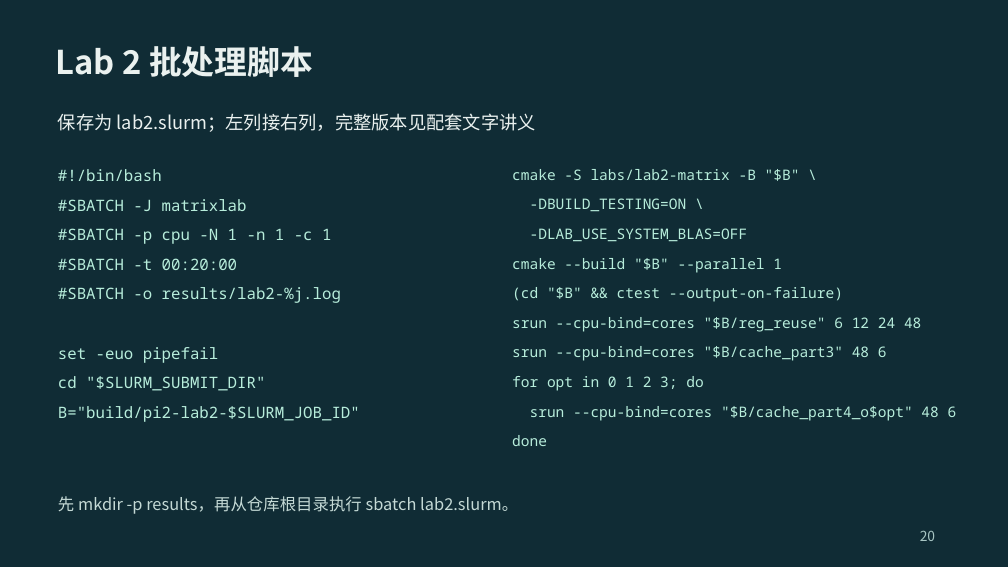
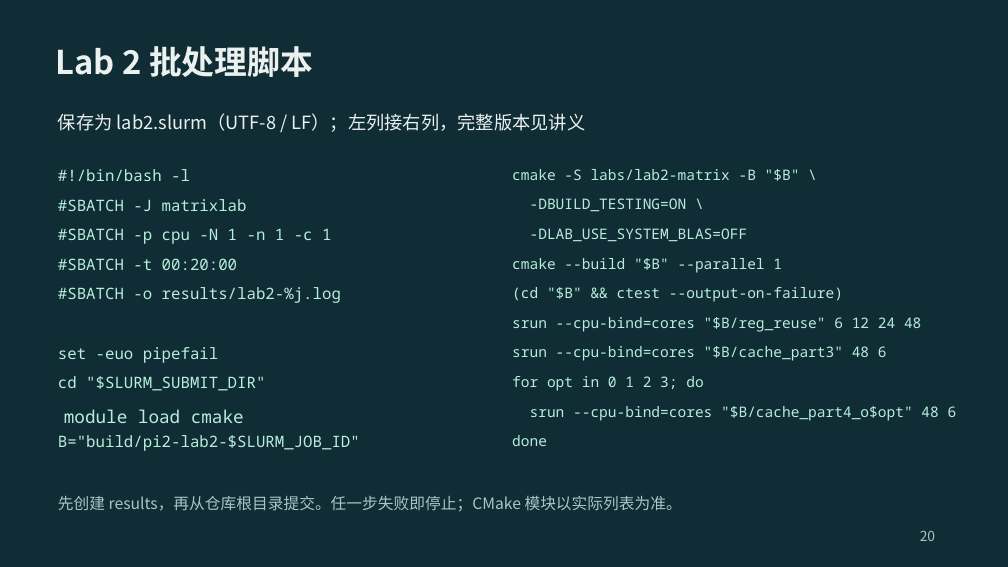
Before and after one commit to 2026-fall-calabs/calabs-2026-fall-starter, a slide deck: slide 20 of docs/交我算平台Lab运行指南-学生版.pptx. Drawn at 1008x567 pixels with LibreOffice and Linux fonts; fonts in the diff are those of the drawing. Boxes give left, top, right and bottom in pixels: in the first picture for what was removed or moved away, otherwise in the second. Text is boxed around its words. In the diff, an @@ line names an element or a change of style, - is before the commit and + after.

```diff
--- a/docs/交我算平台Lab运行指南-学生版.pptx
+++ b/docs/交我算平台Lab运行指南-学生版.pptx
@@ text at <box>58,113,586,132</box>: text changed @@
-保存为 lab2.slurm；左列接右列，完整版本见配套文字讲义
+保存为 lab2.slurm（UTF-8 / LF）；左列接右列，完整版本见讲义
@@ text at <box>58,169,190,181</box>: text changed @@
-#!/bin/bash
+#!/bin/bash -l
@@ text added at <box>64,409,244,423</box>, 21 pt, text #B7EDDB @@
+module load cmake
@@ text "B="build/pi2-lab2-$SLURM_JOB_ID"": place and size @@
-text "B="build/pi2-lab2-$SLURM_JOB_ID"" at <box>58,406,360,422</box>
+text "B="build/pi2-lab2-$SLURM_JOB_ID"" at <box>58,435,360,451</box>
@@ text at <box>58,496,682,512</box>: text changed; size 19.5 to 18.8 pt; text colour #C4D9D5 to #A8C6C4 @@
-先 mkdir -p results，再从仓库根目录执行 sbatch lab2.slurm。
+先创建 results，再从仓库根目录提交。任一步失败即停止；CMake 模块以实际列表为准。
```
Also in this commit, not shown: 10 other slides changed, 2 other files.
